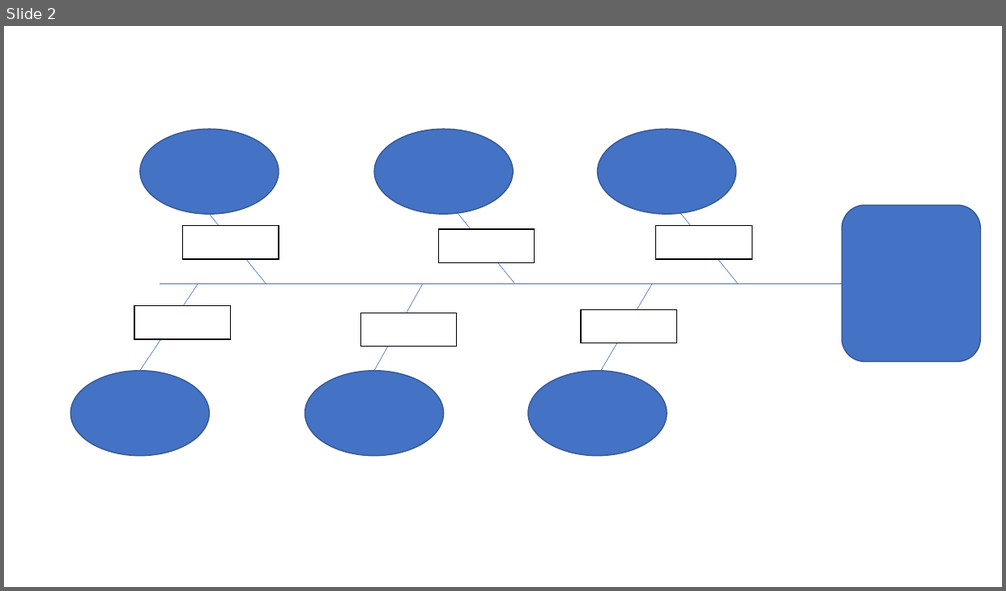
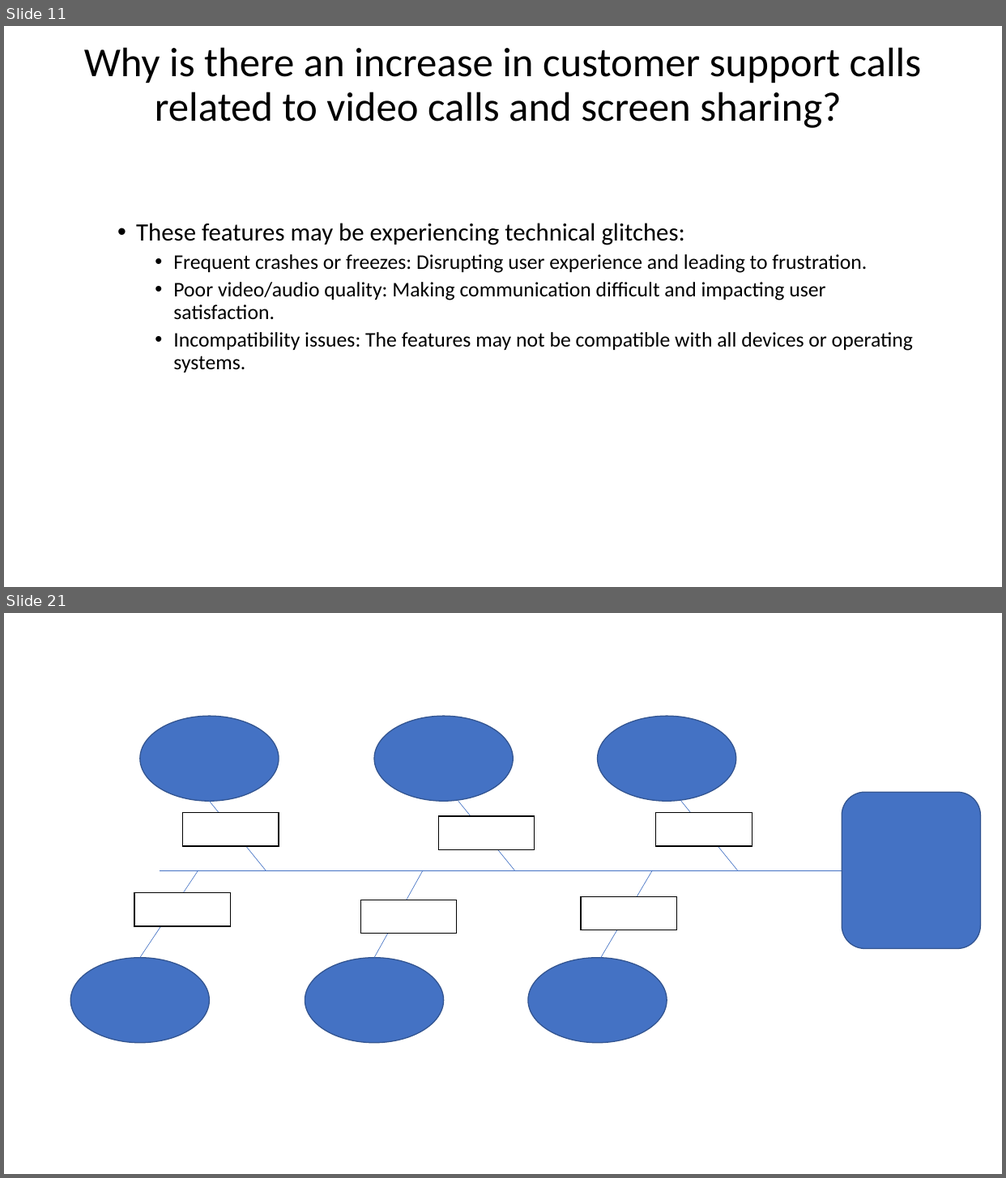
Before and after one commit to Fora1030/data-structures, a slide deck: other/Root Cause Analysis Templates (1).pptx. Shown one above the other, each under a label of ours: slide 2 before the commit, slides 11 and 21 after it; the slides between them are not shown. The pictures are 1006x591 and 1006x1178 pixels, drawn with LibreOffice and Linux fonts; fonts in the diff are those of the drawing. Boxes give left, top, right and bottom in pixels: in the first picture for what was removed or moved away, otherwise in the second. Text is boxed around its words. In the diff, an @@ line names an element or a change of style, - is before the commit and + after.

```diff
--- a/other/Root Cause Analysis Templates (1).pptx
+++ b/other/Root Cause Analysis Templates (1).pptx
@@ slide 11 added at bbox=[4, 26, 1002, 587], background #FFFFFF @@
@@ title added at bbox=[84, 47, 922, 128], 39.6 pt, text #000000 @@
+Why is there an increase in customer support calls related to video calls and screen sharing?
@@ text added at bbox=[136, 223, 913, 373], 20 pt, text #000000 @@
+  • These features may be experiencing technical glitches:
+    • Frequent crashes or freezes: Disrupting user experience and leading to frustration.
+    • Poor video/audio quality: Making communication difficult and impacting user satisfaction.
+    • Incompatibility issues: The features may not be compatible with all devices or operating systems.
@@ what was slide 2 is now slide 21 @@
```
Also in this commit, not shown: 1 slide changed, 18 other slides added, 2 other files.
